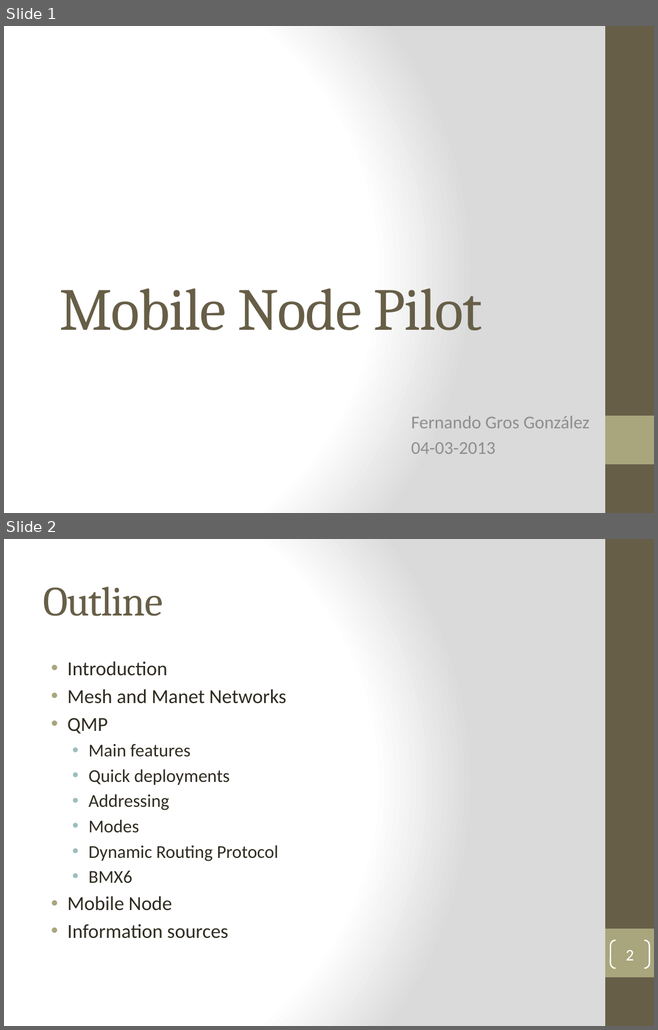
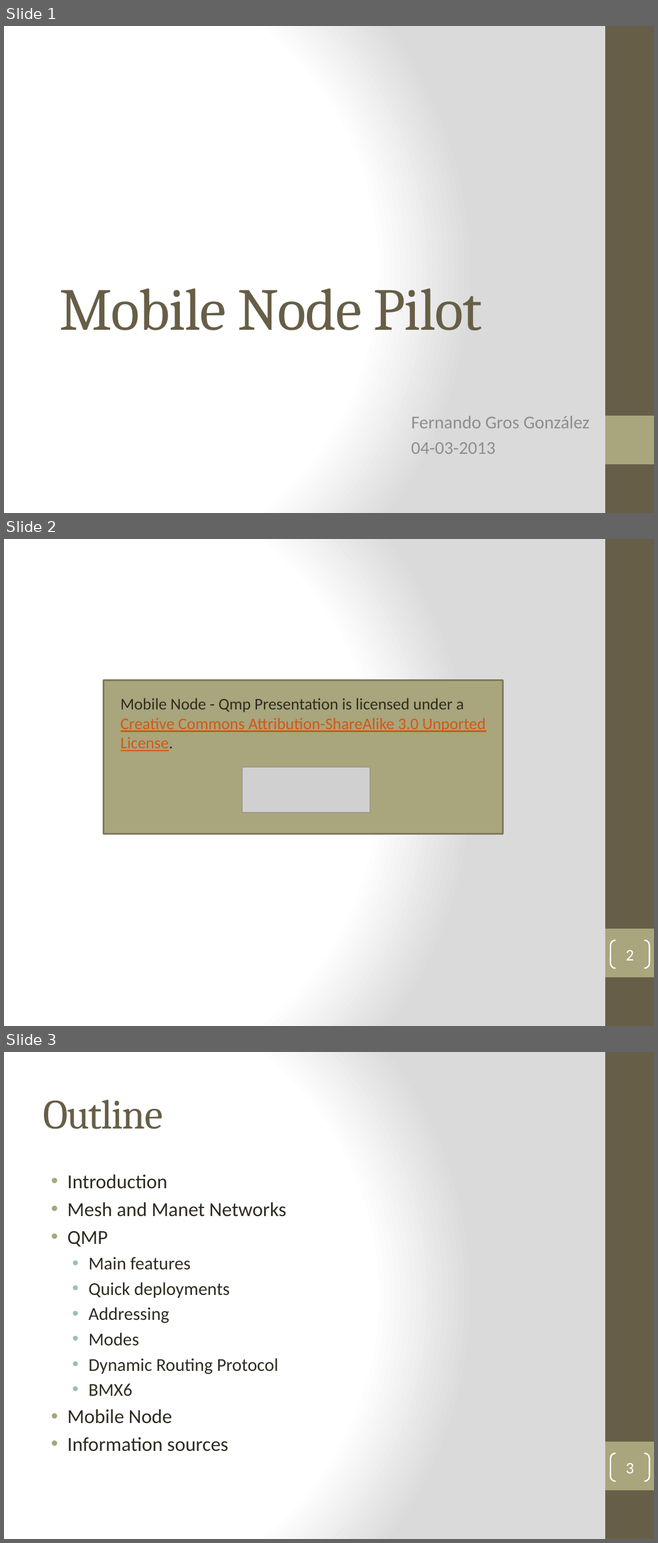
Before and after one commit to ferry91/MobileNode-TFG, a slide deck: Presentation-demo/MN_QMP_Demo.pptx. Shown one above the other, each under a label of ours: slides 1 and 2 before the commit, slides 1, 2 and 3 after it. The pictures are 658x1030 and 658x1543 pixels, drawn with LibreOffice and Linux fonts; fonts in the diff are those of the drawing; grey boxes stand for pictures. Boxes give left, top, right and bottom in pixels: in the first picture for what was removed or moved away, otherwise in the second. Text is boxed around its words. In the diff, an @@ line names an element or a change of style, - is before the commit and + after.

```diff
--- a/Presentation-demo/MN_QMP_Demo.pptx
+++ b/Presentation-demo/MN_QMP_Demo.pptx
@@ slide 2 added at [4,539,654,1026], background gradient #FFFFFF to #DADADA; not listed: 2 template elements that a slide beside it also shows @@
@@ rectangle added at [104,681,503,834], fill #A9A57C, outline #7D7A5C 2 pt @@
@@ text added at [121,698,486,751], 18 pt, text #D25814, underline @@
+Mobile Node - Qmp Presentation is licensed under a Creative Commons Attribution-ShareAlike 3.0 Unported License.
@@ picture added at [242,767,370,812] @@
@@ page number added at [610,940,649,968], outline #FFFFFF 1.5 pt, 18 pt, text #FFFFFF @@
+2
@@ what was slide 2 is now slide 3 @@
@@ page number at [625,1463,633,1474]: text changed @@
-2
+3
```
Also in this commit, not shown: 3 other files.
